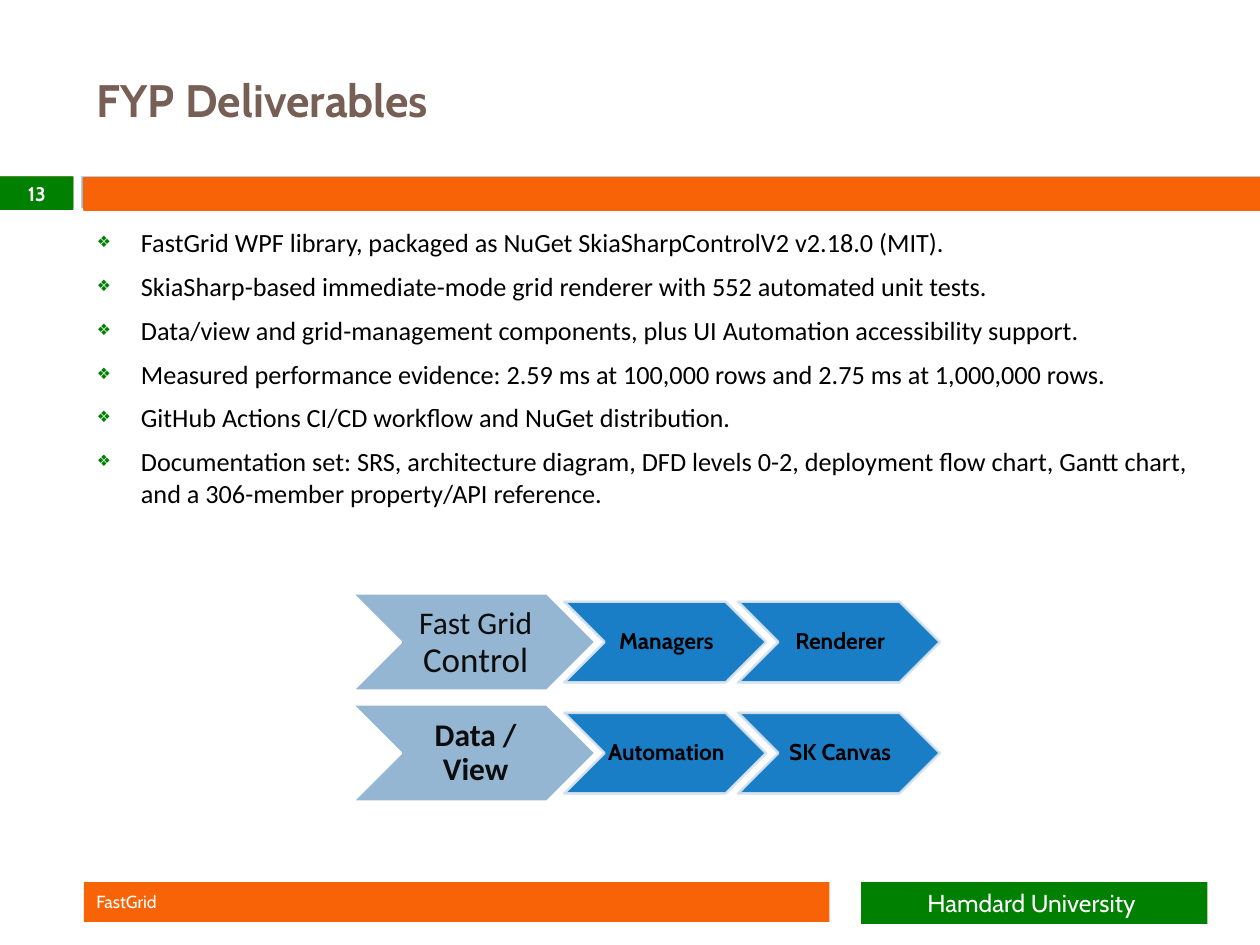
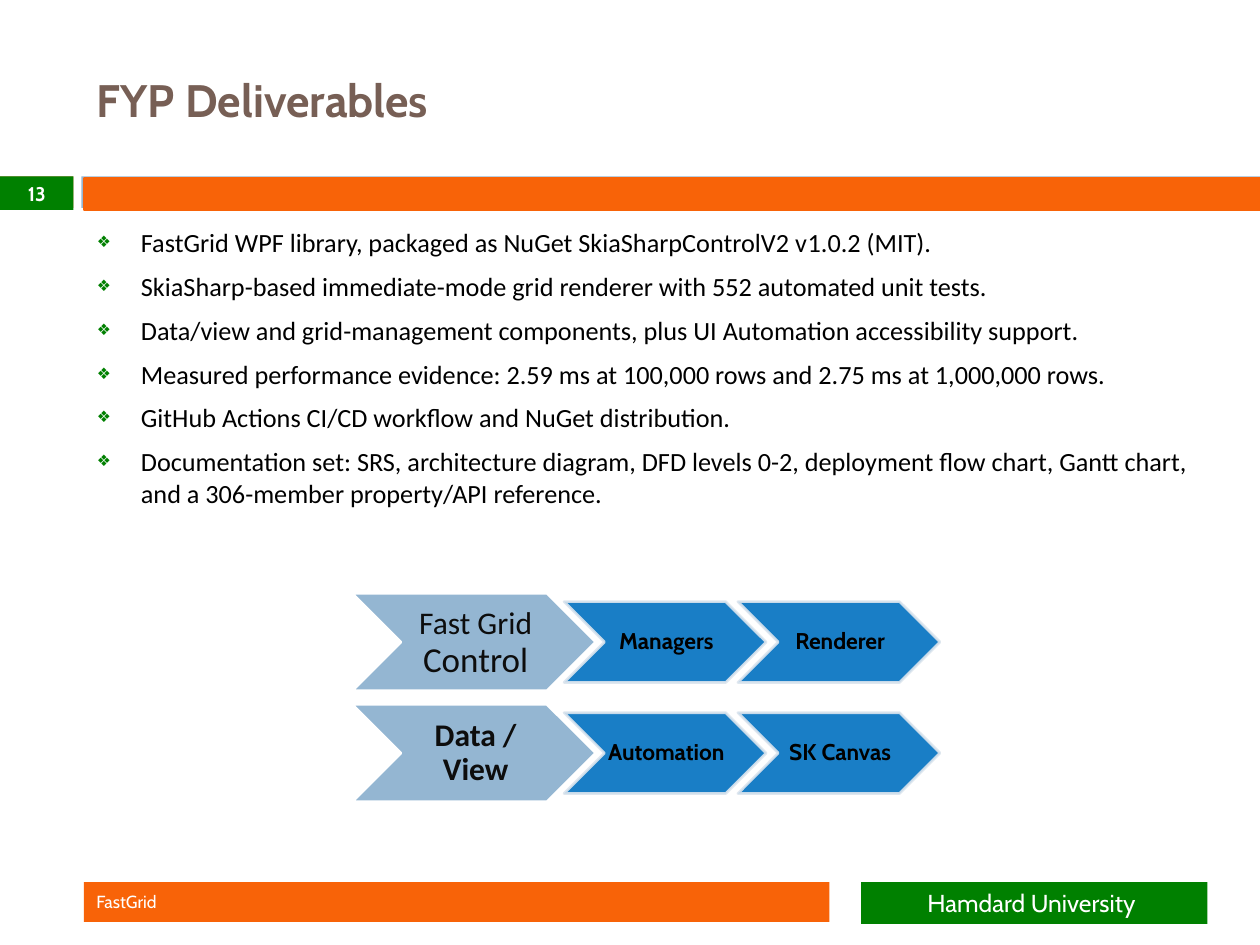
Before and after one commit to bilalahmedsd/SkiaGrid, a slide deck: slide 13 of FYP document/FastGrid_FYP1_Defense_UPDATED.pptx. Drawn at 1260x945 pixels with LibreOffice and Linux fonts; fonts in the diff are those of the drawing; background and template pictures are left out. Boxes give left, top, right and bottom in pixels: in the first picture for what was removed or moved away, otherwise in the second. Text is boxed around its words. In the diff, an @@ line names an element or a change of style, - is before the commit and + after.

```diff
--- a/FYP document/FastGrid_FYP1_Defense_UPDATED.pptx
+++ b/FYP document/FastGrid_FYP1_Defense_UPDATED.pptx
@@ text at (x1=141, y1=233, x2=931, y2=257): text changed @@
-❖ FastGrid WPF library, packaged as NuGet SkiaSharpControlV2 v2.18.0 (MIT).
+❖ FastGrid WPF library, packaged as NuGet SkiaSharpControlV2 v1.0.2 (MIT).
```
Also in this commit, not shown: 7 other slides changed.
